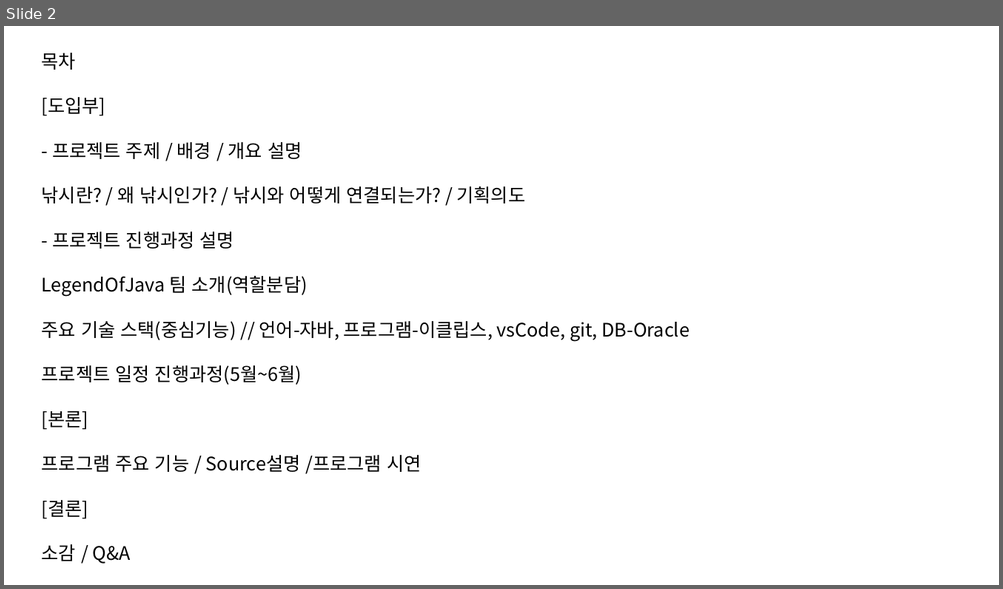
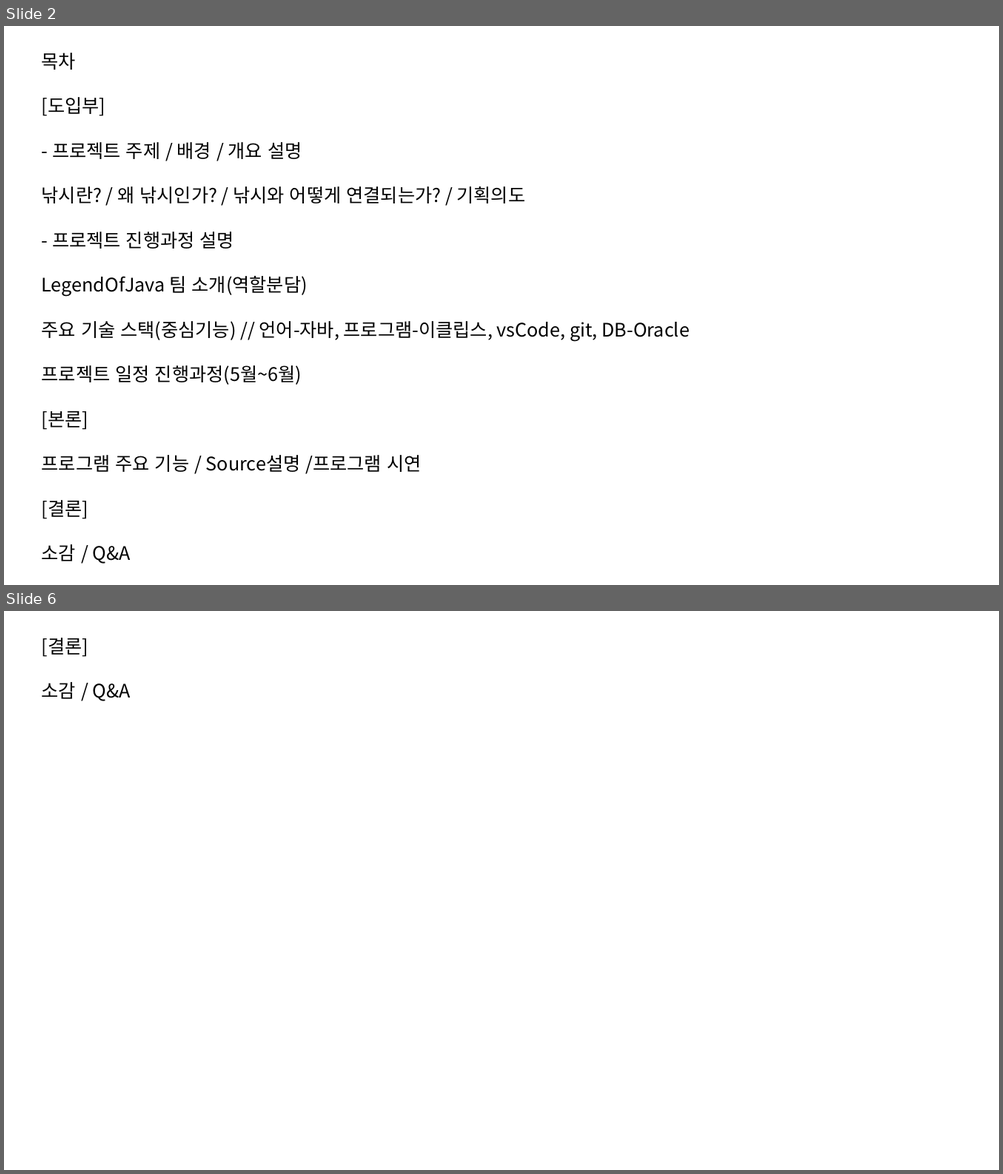
Before and after one commit to JunseongHeo/FishingInformationSystem, a slide deck: Presentation/LegendOfJava.pptm. Shown one above the other, each under a label of ours: slide 2 before the commit, slides 2 and 6 after it; the slides between them are not shown. The pictures are 1003x589 and 1003x1174 pixels, drawn with LibreOffice and Linux fonts; fonts in the diff are those of the drawing. Boxes give left, top, right and bottom in pixels: in the first picture for what was removed or moved away, otherwise in the second. Text is boxed around its words. In the diff, an @@ line names an element or a change of style, - is before the commit and + after.

```diff
--- a/Presentation/LegendOfJava.pptm
+++ b/Presentation/LegendOfJava.pptm
@@ slide 6 added at box(4, 611, 999, 1170), background #FFFFFF @@
@@ text added at box(42, 638, 131, 701), 18 pt, text #000000 @@
+[결론]
+소감 / Q&A
```
Also in this commit, not shown: 2 other slides added, 8 other files.
